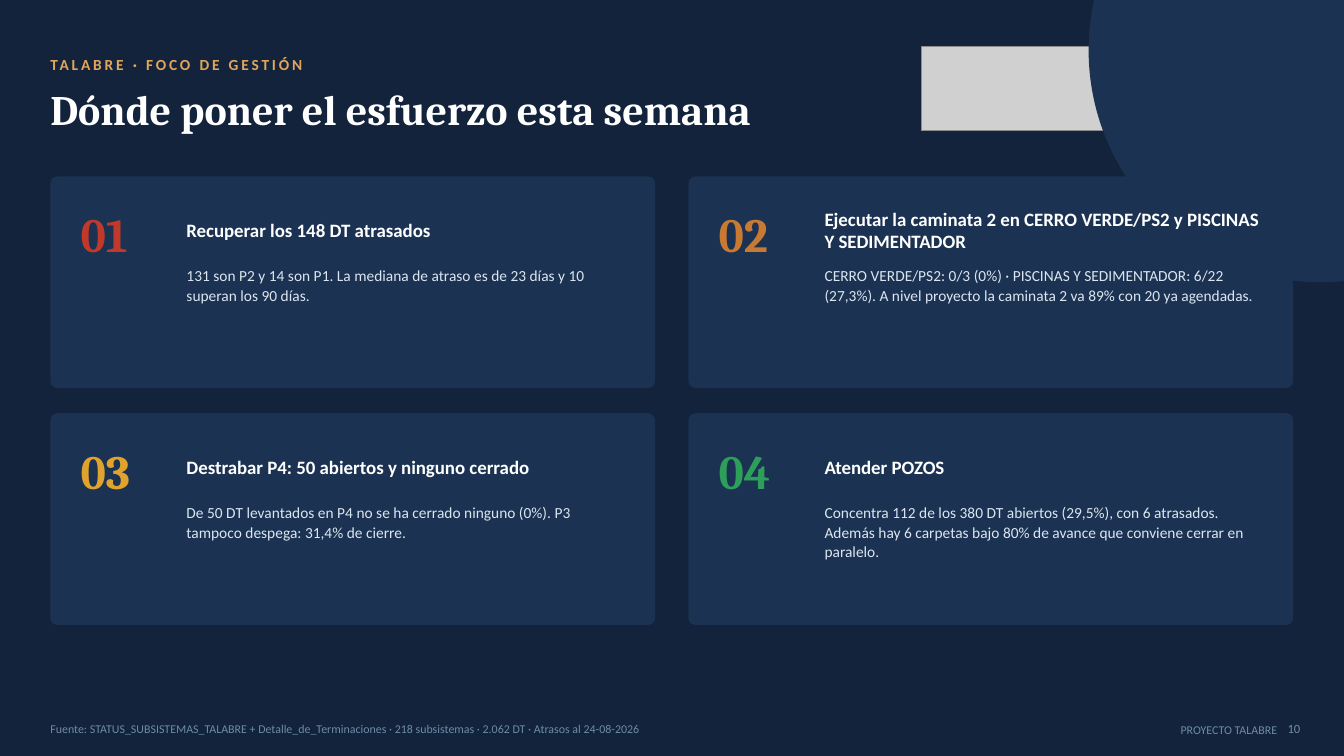
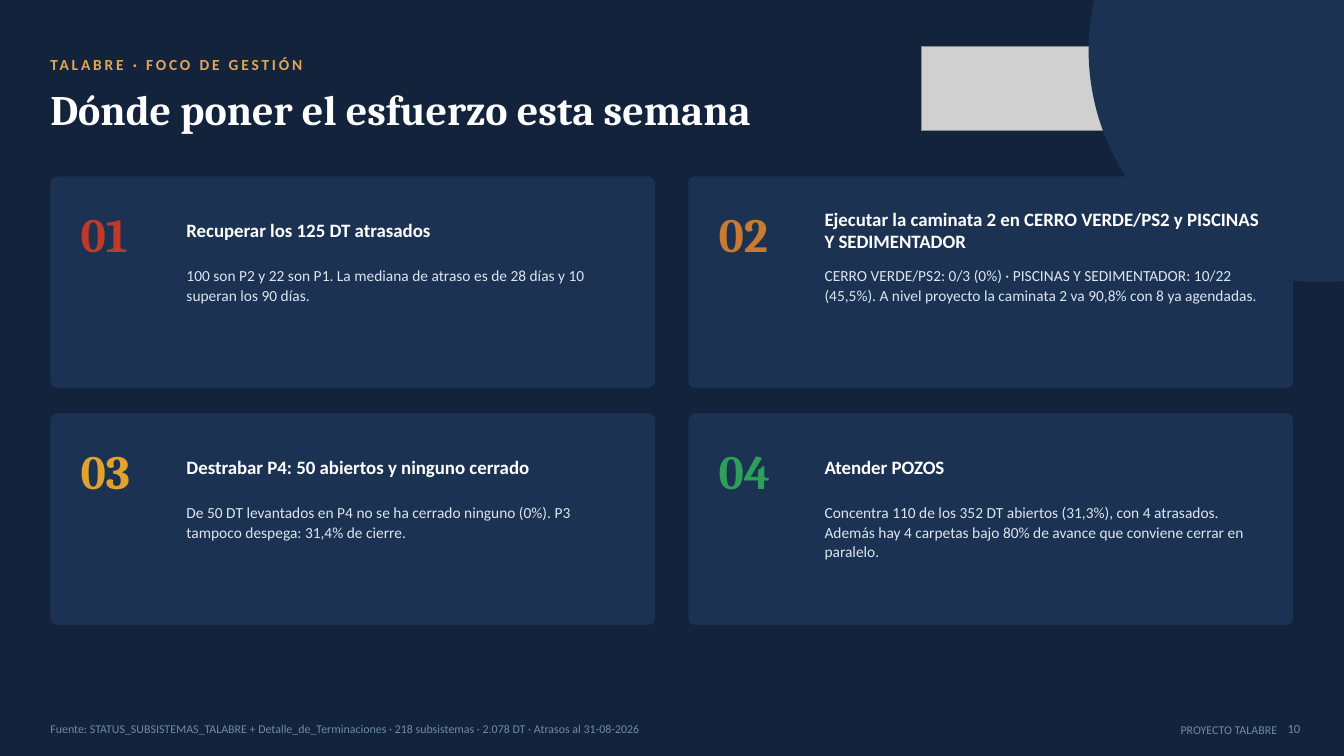
Before and after one commit to tdkvalex/Dashboard-HSEQ, a slide deck: slide 10 of panel_control_TOP_P1/Panel_Control_TOP_P1.pptx. Drawn at 1344x756 pixels with LibreOffice and Linux fonts; fonts in the diff are those of the drawing; grey boxes stand for pictures. Boxes give left, top, right and bottom in pixels: in the first picture for what was removed or moved away, otherwise in the second. Text is boxed around its words. In the diff, an @@ line names an element or a change of style, - is before the commit and + after.

```diff
--- a/panel_control_TOP_P1/Panel_Control_TOP_P1.pptx
+++ b/panel_control_TOP_P1/Panel_Control_TOP_P1.pptx
@@ text at <box>186,223,431,240</box>: text changed @@
-Recuperar los 148 DT atrasados
+Recuperar los 125 DT atrasados
@@ text at <box>186,270,585,304</box>: text changed @@
-131 son P2 y 14 son P1. La mediana de atraso es de 23 días y 10 superan los 90 días.
+100 son P2 y 22 son P1. La mediana de atraso es de 28 días y 10 superan los 90 días.
@@ text at <box>825,270,1256,304</box>: text changed @@
-CERRO VERDE/PS2: 0/3 (0%) · PISCINAS Y SEDIMENTADOR: 6/22 (27,3%). A nivel proyecto la caminata 2 va 89% con 20 ya agendadas.
+CERRO VERDE/PS2: 0/3 (0%) · PISCINAS Y SEDIMENTADOR: 10/22 (45,5%). A nivel proyecto la caminata 2 va 90,8% con 8 ya agendadas.
@@ text at <box>825,507,1244,560</box>: text changed @@
-Concentra 112 de los 380 DT abiertos (29,5%), con 6 atrasados. Además hay 6 carpetas bajo 80% de avance que conviene cerrar en paralelo.
+Concentra 110 de los 352 DT abiertos (31,3%), con 4 atrasados. Además hay 4 carpetas bajo 80% de avance que conviene cerrar en paralelo.
@@ text at <box>50,725,640,735</box>: text changed @@
-Fuente: STATUS_SUBSISTEMAS_TALABRE + Detalle_de_Terminaciones · 218 subsistemas · 2.062 DT · Atrasos al 24-08-2026
+Fuente: STATUS_SUBSISTEMAS_TALABRE + Detalle_de_Terminaciones · 218 subsistemas · 2.078 DT · Atrasos al 31-08-2026
```
Also in this commit, not shown: 16 other slides changed, 8 other files.
